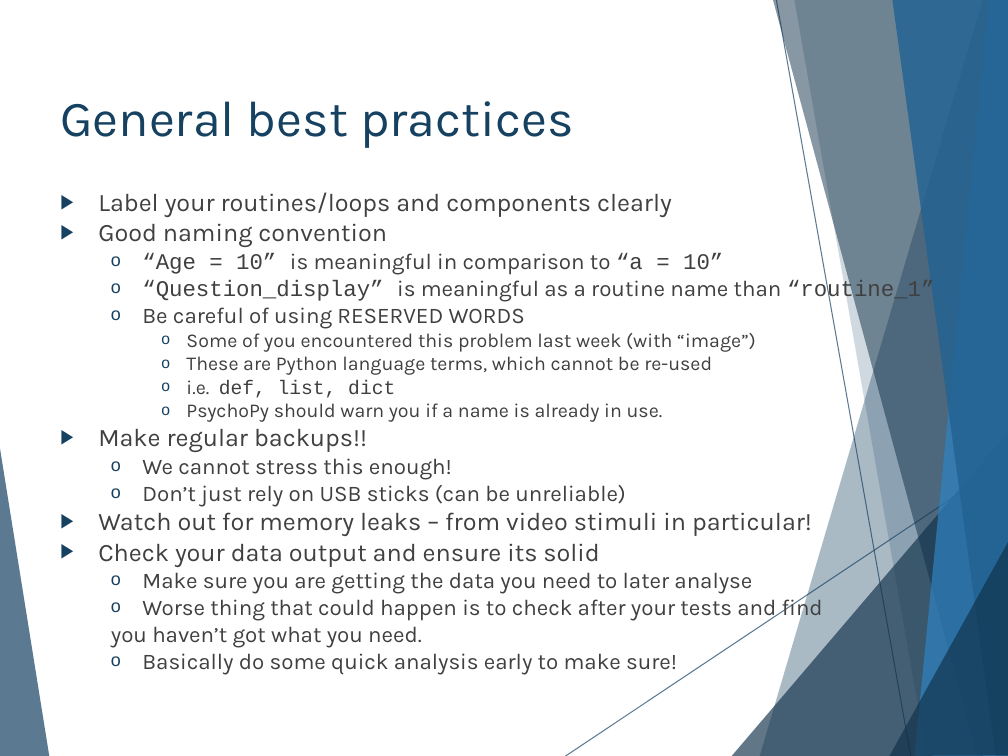
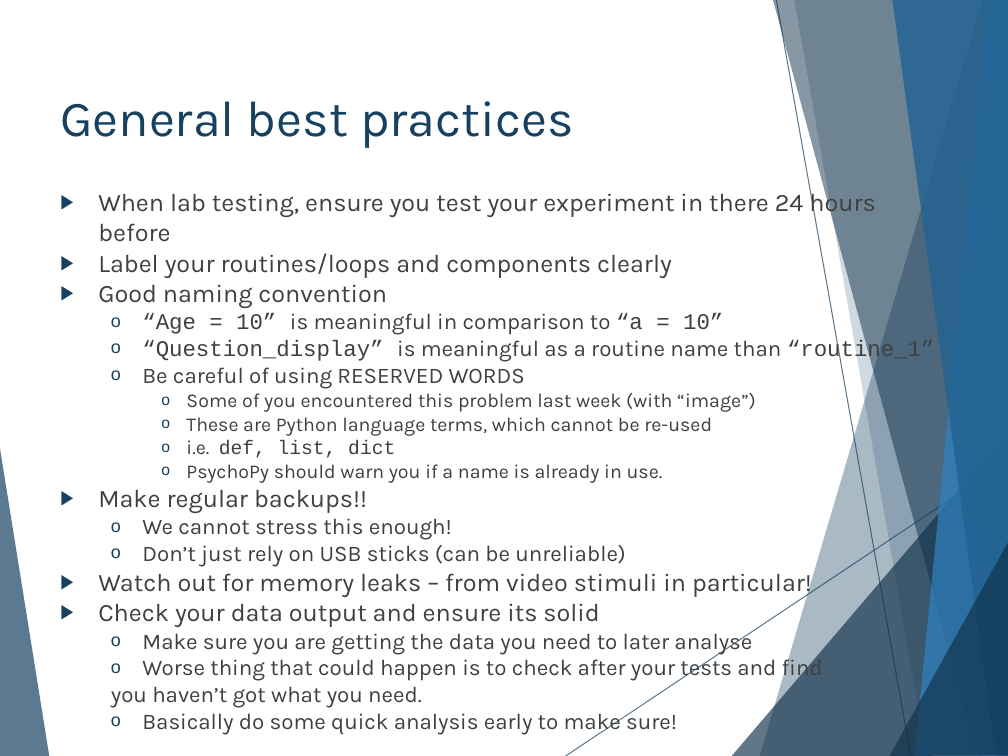
Before and after one commit to hlmpsy/psychopy_training, a slide deck: slide 24 of PsychoPy-Part2/PsychoPy-part2.pptx. Drawn at 1008x756 pixels with LibreOffice and Linux fonts; fonts in the diff are those of the drawing. Boxes give left, top, right and bottom in pixels: in the first picture for what was removed or moved away, otherwise in the second. Text is boxed around its words. In the diff, an @@ line names an element or a change of style, - is before the commit and + after.

```diff
--- a/PsychoPy-Part2/PsychoPy-part2.pptx
+++ b/PsychoPy-Part2/PsychoPy-part2.pptx
@@ text at (98,189,876,242): paragraph added @@
+▶ When lab testing, ensure you test your experiment in there 24 hours before
```
Also in this commit, not shown: 15 other slides changed, 12 other files.
